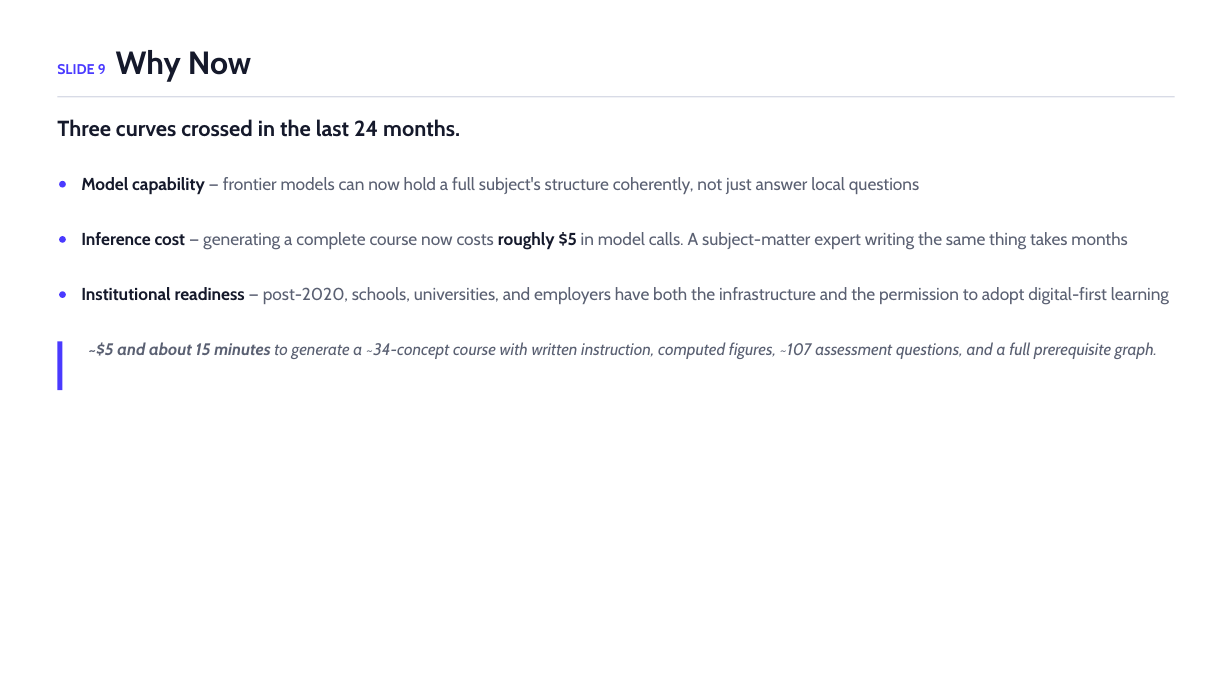
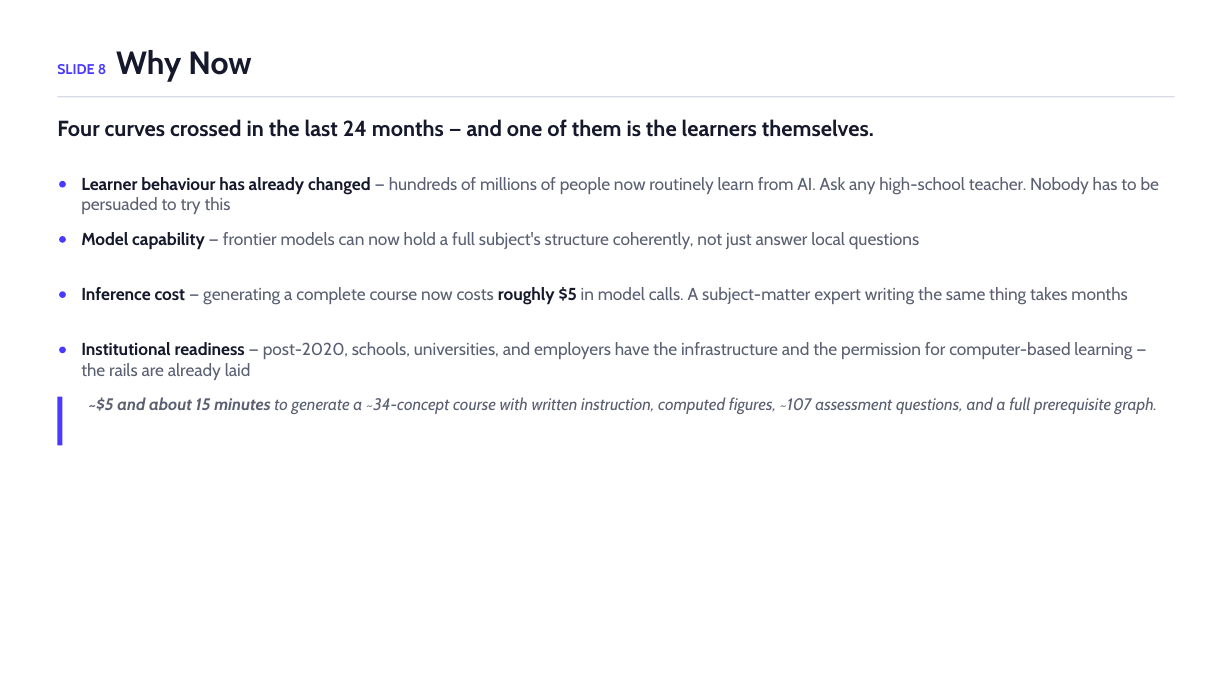
Before and after one commit to ChuckIrvine/qlaudia, a slide deck: slide 8 of pitch_deck/qlaudia_pitch_deck.pptx (slide 9 before the commit). Drawn at 1232x693 pixels with LibreOffice and Linux fonts; fonts in the diff are those of the drawing. Boxes give left, top, right and bottom in pixels: in the first picture for what was removed or moved away, otherwise in the second. Text is boxed around its words. In the diff, an @@ line names an element or a change of style, - is before the commit and + after.

```diff
--- a/pitch_deck/qlaudia_pitch_deck.pptx
+++ b/pitch_deck/qlaudia_pitch_deck.pptx
@@ text at bbox=[57, 50, 251, 82]: text changed @@
-SLIDE 9 Why Now
+SLIDE 8 Why Now
@@ text at bbox=[57, 119, 874, 137]: text changed @@
-Three curves crossed in the last 24 months.
+Four curves crossed in the last 24 months — and one of them is the learners themselves.
@@ text added at bbox=[81, 177, 1159, 214], 13.5 pt, text #5A6072 @@
+Learner behaviour has already changed — hundreds of millions of people now routinely learn from AI. Ask any high-school teacher. Nobody has to be persuaded to try this
@@ ellipse added at bbox=[59, 347, 66, 353], fill #4A3AFF @@
@@ text at bbox=[81, 342, 1132, 380]: text changed @@
-Institutional readiness — post-2020, schools, universities, and employers have both the infrastructure and the permission to adopt digital-first learning
+Institutional readiness — post-2020, schools, universities, and employers have the infrastructure and the permission for computer-based learning — the rails are already laid
@@ 3 texts, 1 rectangle: place and size @@
-3 texts, 1 rectangle at bbox=[57, 177, 1157, 390]
+3 texts, 1 rectangle at bbox=[57, 232, 1157, 445]
```
Also in this commit, not shown: 8 other slides changed, 5 slides added, 6 slides removed, 2 other files.
